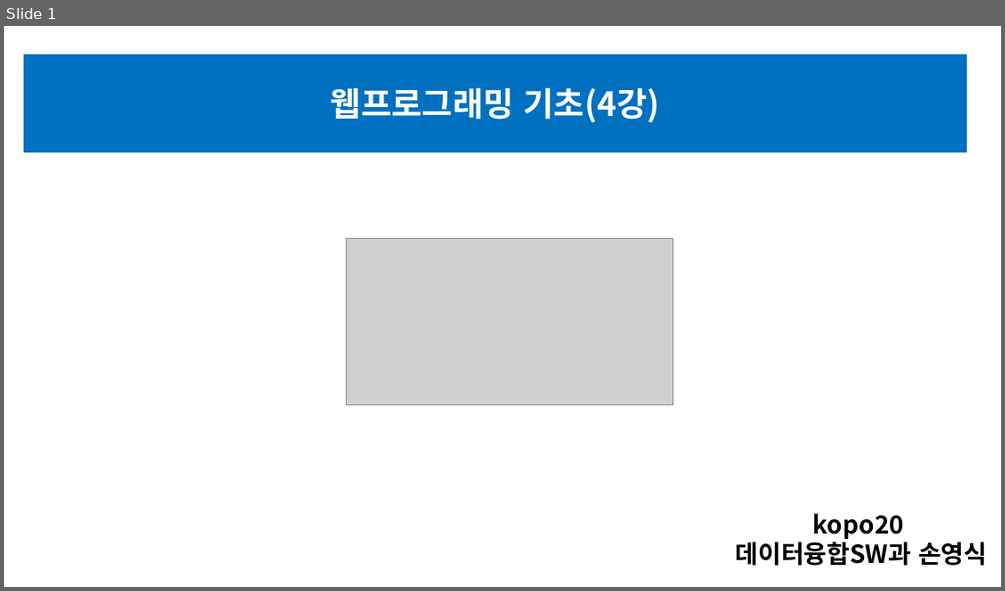
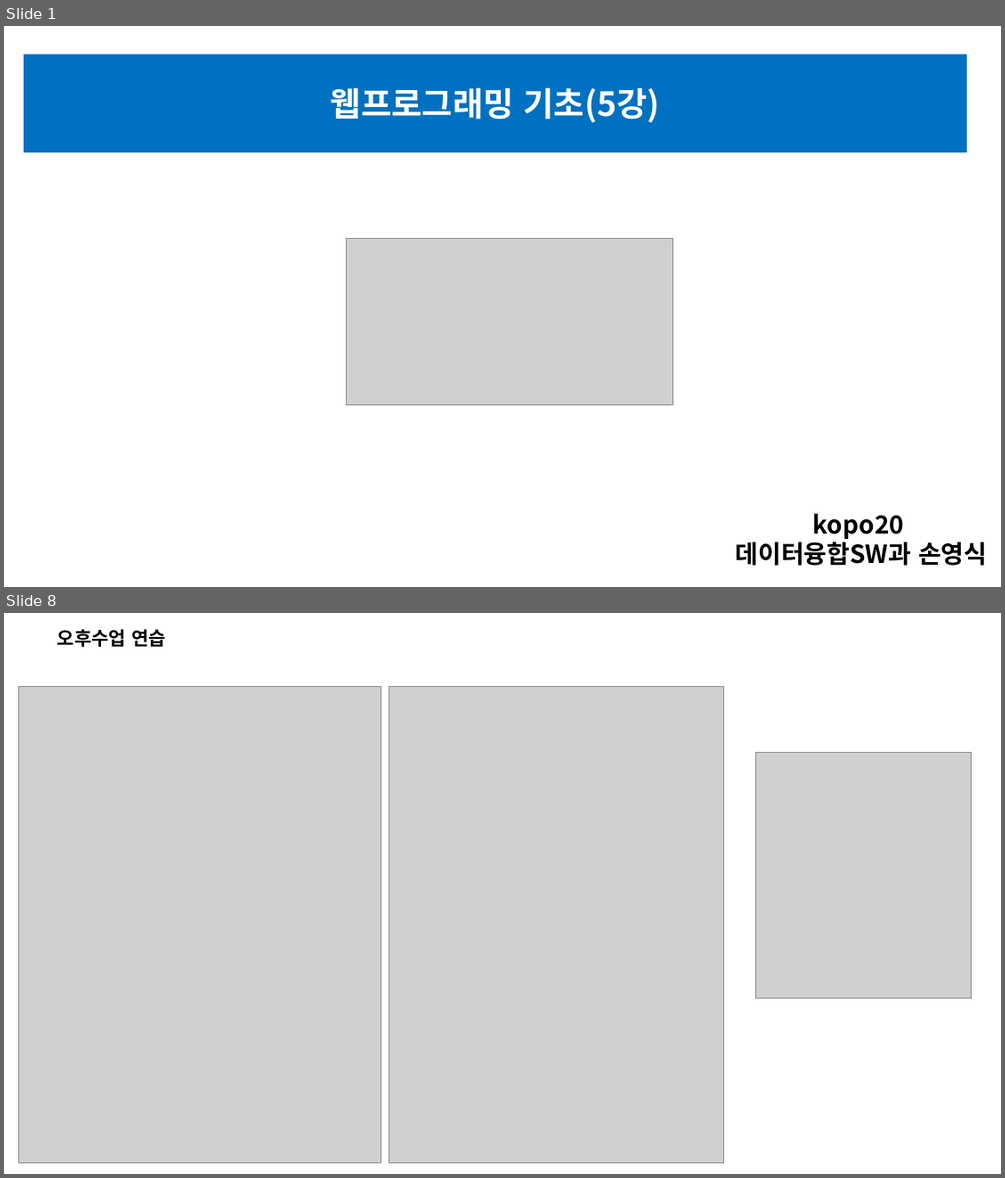
Before and after one commit to sonyoungsik/------, a slide deck: HTML(전체)/5월 13일 폴더/5강 과제 제출(손영식).pptx. Shown one above the other, each under a label of ours: slide 1 before the commit, slides 1 and 8 after it; the slides between them are not shown. The pictures are 1005x591 and 1005x1178 pixels, drawn with LibreOffice and Linux fonts; fonts in the diff are those of the drawing; grey boxes stand for pictures. Boxes give left, top, right and bottom in pixels: in the first picture for what was removed or moved away, otherwise in the second. Text is boxed around its words. In the diff, an @@ line names an element or a change of style, - is before the commit and + after.

```diff
--- a/HTML(전체)/5월 13일 폴더/5강 과제 제출(손영식).pptx
+++ b/HTML(전체)/5월 13일 폴더/5강 과제 제출(손영식).pptx
@@ slide 8 added at (4,613,1001,1174), background #FFFFFF @@
@@ text added at (57,629,166,647), 18 pt, text #000000, bold @@
+오후수업 연습
@@ picture added at (19,686,380,1163) @@
@@ picture added at (389,686,724,1163) @@
@@ picture added at (755,752,971,997) @@
@@ slide 1 changed as well @@
@@ text in rectangle at (331,87,660,123): text changed @@
-웹프로그래밍 기초(4강)
+웹프로그래밍 기초(5강)
```
Also in this commit, not shown: 4 other slides changed, 10 other slides added, 13 slides removed, 11 other files.
